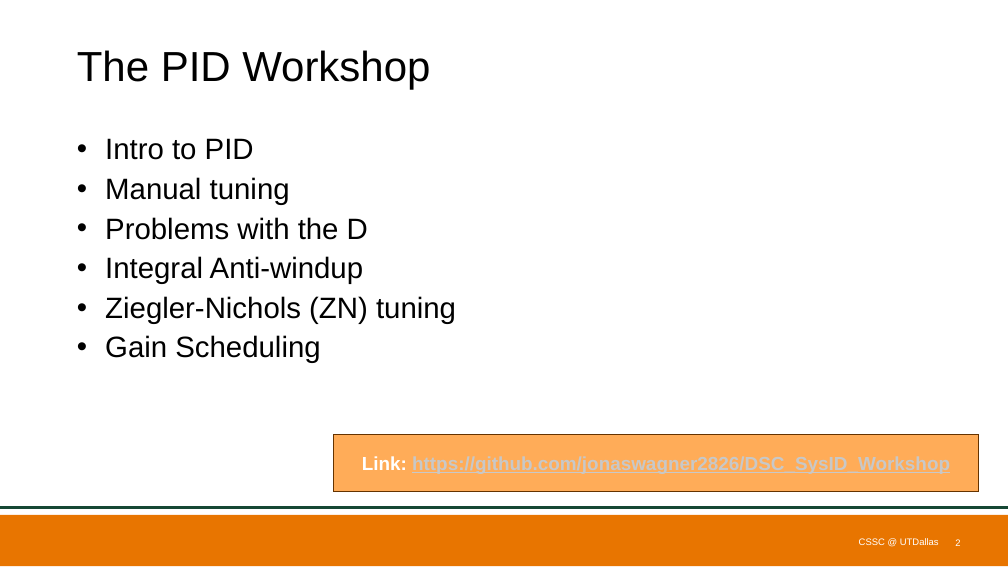
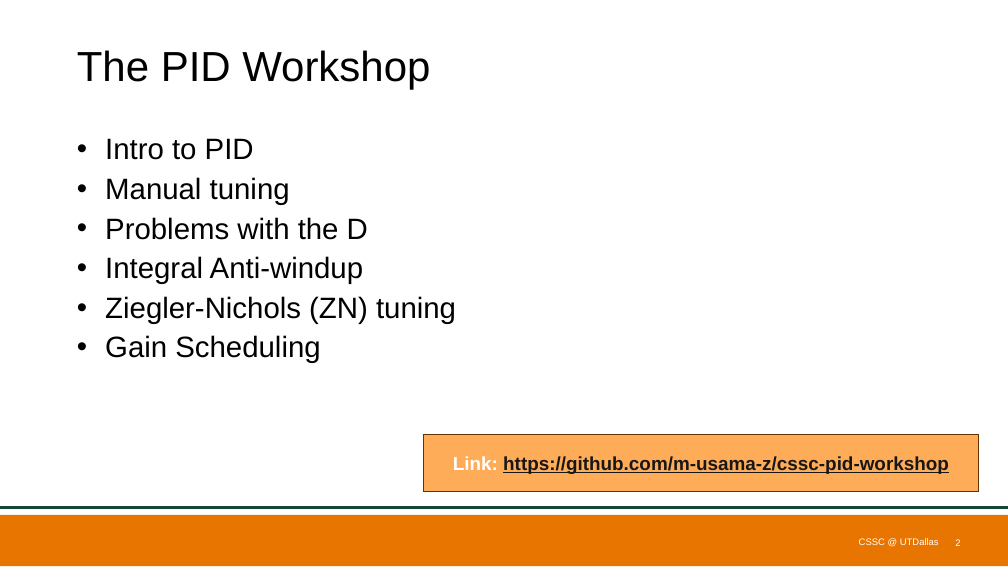
Before and after one commit to m-usama-z/cssc-pid-workshop, a slide deck: slide 2 of PID_Workshop_V1.pptx. Drawn at 1008x567 pixels with LibreOffice and Linux fonts; fonts in the diff are those of the drawing; background and template pictures are left out. Boxes give left, top, right and bottom in pixels: in the first picture for what was removed or moved away, otherwise in the second. Text is boxed around its words. In the diff, an @@ line names an element or a change of style, - is before the commit and + after.

Commit message:
updated slides

```diff
--- a/PID_Workshop_V1.pptx
+++ b/PID_Workshop_V1.pptx
@@ rectangle "Link: https://github.com/m-usama-z/cssc-pid-workshop": place and size @@
-rectangle "Link: https://github.com/m-usama-z/cssc-pid-workshop" at box(333, 435, 979, 492)
+rectangle "Link: https://github.com/m-usama-z/cssc-pid-workshop" at box(423, 435, 979, 492)
@@ text in rectangle at box(453, 456, 949, 474): text changed; text colour #C8C8C8 to #181717 @@
-Link: https://github.com/jonaswagner2826/DSC_SysID_Workshop
+Link: https://github.com/m-usama-z/cssc-pid-workshop
```
